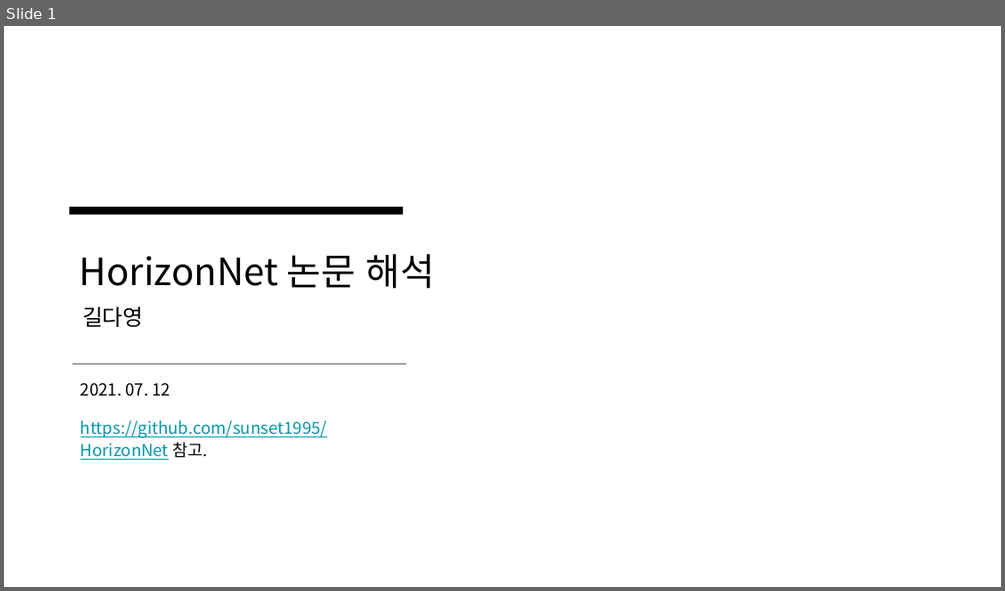
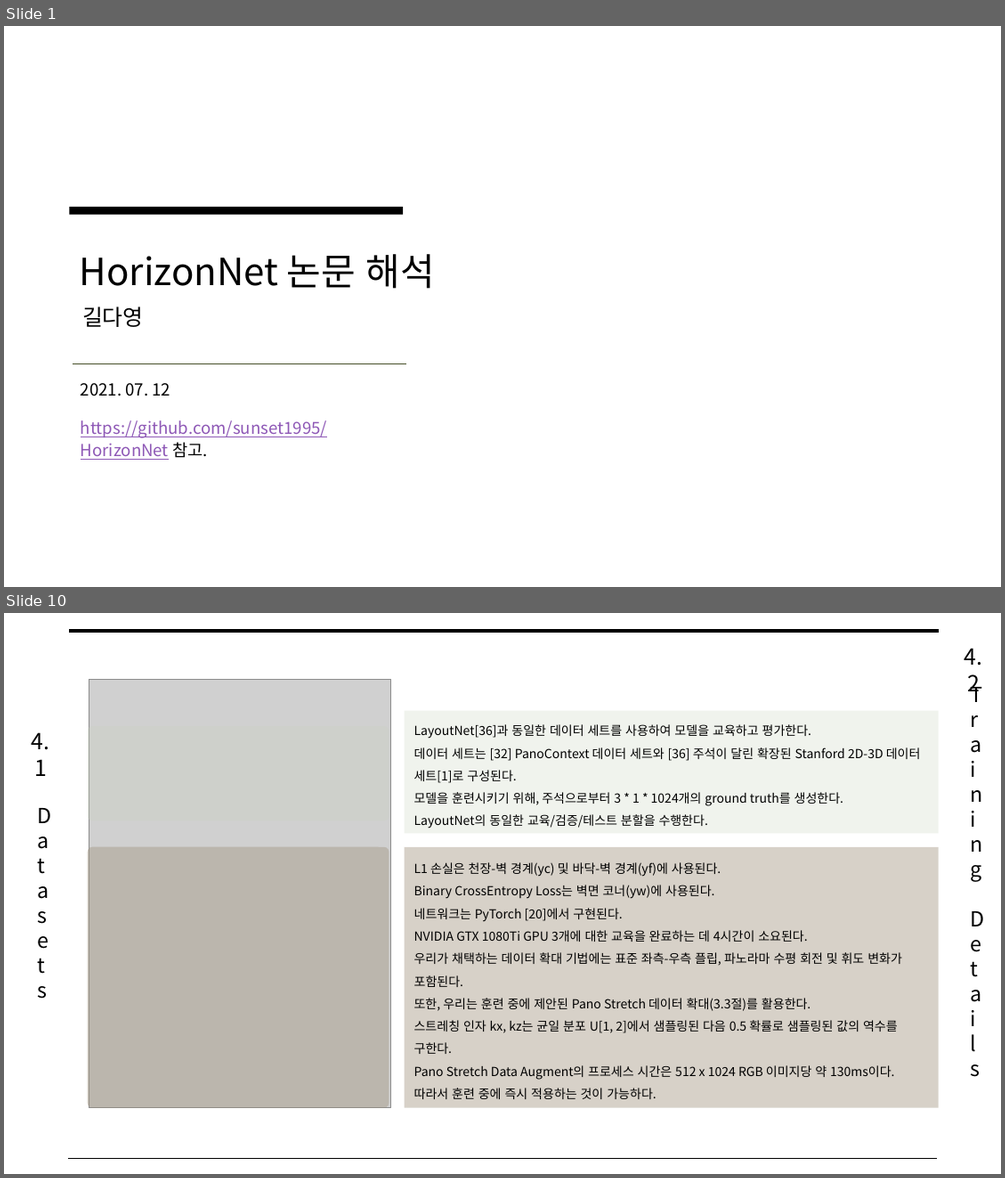
Before and after one commit to arittung/3D_Room_Layout_estimation, a slide deck: 관련 자료/HorizonNet 논문 해석.pptx. Shown one above the other, each under a label of ours: slide 1 before the commit, slides 1 and 10 after it; the slides between them are not shown. The pictures are 1005x591 and 1005x1178 pixels, drawn with LibreOffice and Linux fonts; fonts in the diff are those of the drawing; grey boxes stand for pictures. Boxes give left, top, right and bottom in pixels: in the first picture for what was removed or moved away, otherwise in the second. Text is boxed around its words. In the diff, an @@ line names an element or a change of style, - is before the commit and + after.

```diff
--- a/관련 자료/HorizonNet 논문 해석.pptx
+++ b/관련 자료/HorizonNet 논문 해석.pptx
@@ slide 10 added at <box>4,613,1001,1174</box>, background #FFFFFF @@
@@ line added from (69, 631) to (938, 631), #000000 3 pt @@
@@ text added at <box>964,648,983,698</box>, 16 pt, text #000000 @@
+4.2
@@ text added at <box>28,688,55,1117</box>, 15 pt, text #000000 @@
+Datasets
@@ picture added at <box>89,679,389,1108</box> @@
@@ text added at <box>960,672,987,1155</box>, 15 pt, text #000000 @@
+Training Details
@@ rectangle added at <box>404,711,938,834</box>, fill #C9D3BE at 27% opacity, 9 pt, text #000000 @@
+LayoutNet[36]과 동일한 데이터 세트를 사용하여 모델을 교육하고 평가한다.
+데이터 세트는 [32] PanoContext 데이터 세트와 [36] 주석이 달린 확장된 Stanford 2D-3D 데이터 세트[1]로 구성된다.
+모델을 훈련시키기 위해, 주석으로부터 3 * 1 * 1024개의 ground truth를 생성한다.
+LayoutNet의 동일한 교육/검증/테스트 분할을 수행한다.
@@ text added at <box>32,732,50,776</box>, 16 pt, text #000000 @@
+4.1
@@ rounded rectangle added at <box>88,727,388,821</box>, fill #C9D3BE at 27% opacity @@
@@ rounded rectangle added at <box>88,847,388,1109</box>, fill #A0937D at 42% opacity @@
@@ rectangle added at <box>404,847,938,1109</box>, fill #A0937D at 42% opacity, 9 pt, text #000000 @@
+L1 손실은 천장-벽 경계(yc) 및 바닥-벽 경계(yf)에 사용된다.
+Binary CrossEntropy Loss는 벽면 코너(yw)에 사용된다.
+네트워크는 PyTorch [20]에서 구현된다.
+NVIDIA GTX 1080Ti GPU 3개에 대한 교육을 완료하는 데 4시간이 소요된다.
+우리가 채택하는 데이터 확대 기법에는 표준 좌측-우측 플립, 파노라마 수평 회전 및 휘도 변화가 포함된다.
+또한, 우리는 훈련 중에 제안된 Pano Stretch 데이터 확대(3.3절)를 활용한다.
+스트레칭 인자 kx, kz는 균일 분포 U[1, 2]에서 샘플링된 다음 0.5 확률로 샘플링된 값의 역수를 구한다.
+Pano Stretch Data Augment의 프로세스 시간은 512 x 1024 RGB 이미지당 약 130ms이다.
+따라서 훈련 중에 즉시 적용하는 것이 가능하다.
@@ line added from (68, 1159) to (937, 1159), #000000 0.75 pt @@
@@ slide 1 changed as well @@
@@ line (73, 364) - (405, 364): stroke #595959 0.75 pt to #444D26 0.75 pt @@
@@ text at <box>81,420,327,459</box>: text colour #0097A7 to #8E58B6 in "https://github.com/sunset1995/HorizonNet" @@
```
Also in this commit, not shown: 6 other slides changed, 7 other slides added, 1 other file.
